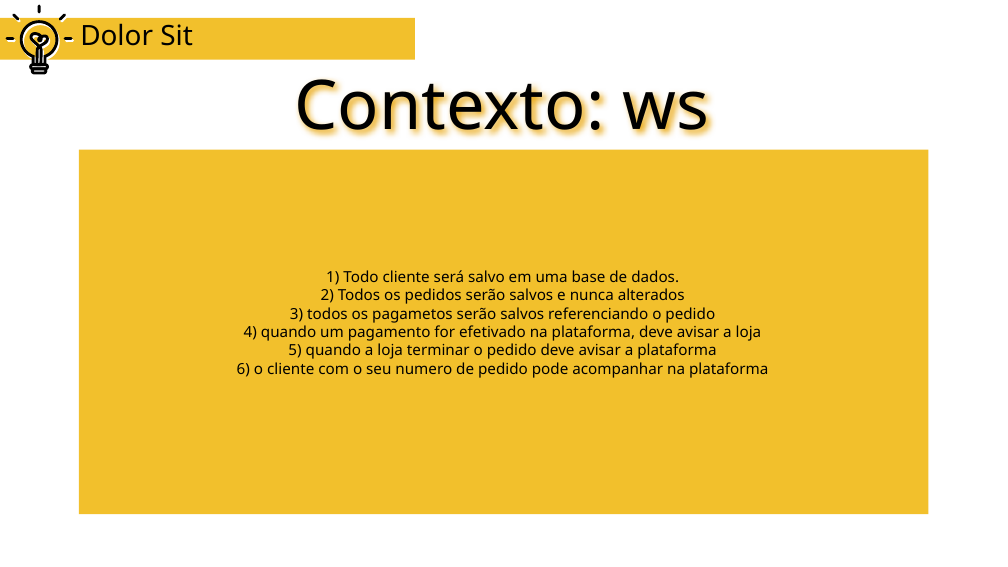
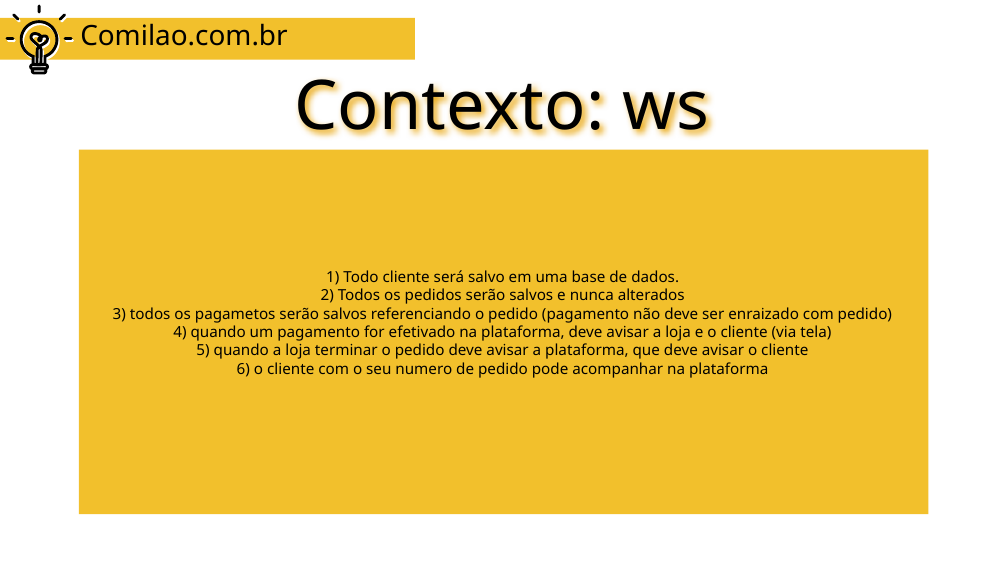
Before and after one commit to DeveloperBreno/OrderAPI, a slide deck: slide 4 of docs/Dominio.odp. Drawn at 1008x567 pixels with LibreOffice and Linux fonts; fonts in the diff are those of the drawing. Boxes give left, top, right and bottom in pixels: in the first picture for what was removed or moved away, otherwise in the second. Text is boxed around its words. In the diff, an @@ line names an element or a change of style, - is before the commit and + after.

```diff
--- a/docs/Dominio.odp
+++ b/docs/Dominio.odp
@@ title at (80,23,287,46): text changed @@
-Dolor Sit
+Comilao.com.br
@@ text at (113,307,892,359): text changed @@
-3) todos os pagametos serão salvos referenciando o pedido
-4) quando um pagamento for efetivado na plataforma, deve avisar a loja
-5) quando a loja terminar o pedido deve avisar a plataforma
+3) todos os pagametos serão salvos referenciando o pedido (pagamento não deve ser enraizado com pedido)
+4) quando um pagamento for efetivado na plataforma, deve avisar a loja e o cliente (via tela)
+5) quando a loja terminar o pedido deve avisar a plataforma, que deve avisar o cliente
```
Also in this commit, not shown: 7 other slides changed, 16 other files.
